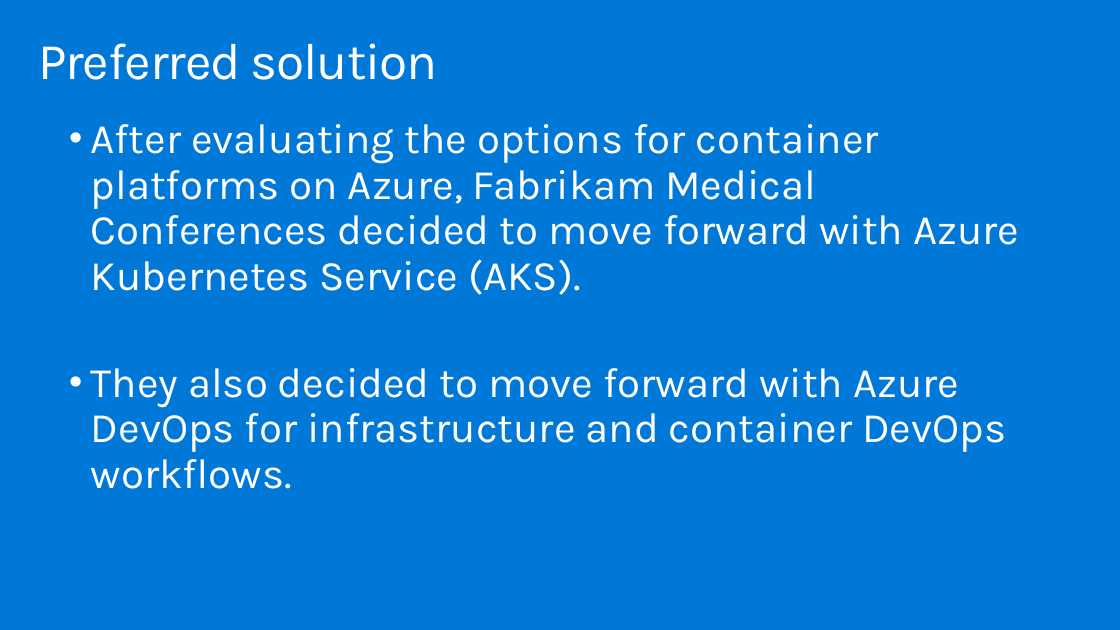
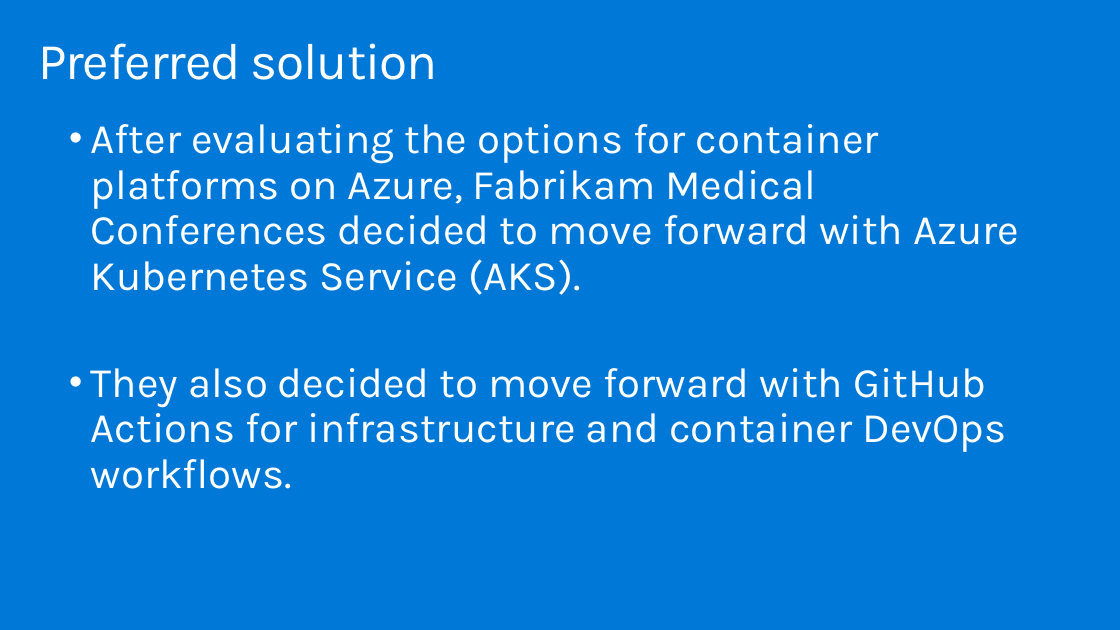
Before and after one commit to watson-enlighten/MCW-Cloud-native-applications, a slide deck: slide 18 of Whiteboard design session/WDS trainer presentation - Cloud-native applications.pptx. Drawn at 1120x630 pixels with LibreOffice and Linux fonts; fonts in the diff are those of the drawing. Boxes give left, top, right and bottom in pixels: in the first picture for what was removed or moved away, otherwise in the second. Text is boxed around its words. In the diff, an @@ line names an element or a change of style, - is before the commit and + after.

Commit message:
update architecture diagram to GitHub Actions

```diff
--- a/Whiteboard design session/WDS trainer presentation - Cloud-native applications.pptx
+++ b/Whiteboard design session/WDS trainer presentation - Cloud-native applications.pptx
@@ text at box(91, 368, 1007, 489): text changed @@
-  • They also decided to move forward with Azure DevOps for infrastructure and container DevOps workflows.
+  • They also decided to move forward with GitHub Actions for infrastructure and container DevOps workflows.
```
Also in this commit, not shown: 6 other files.
